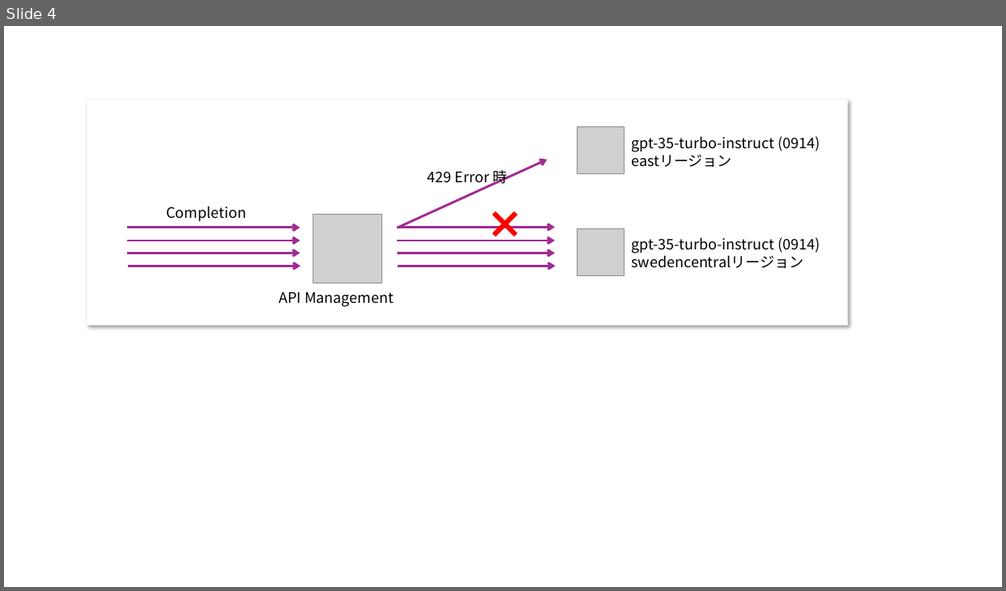
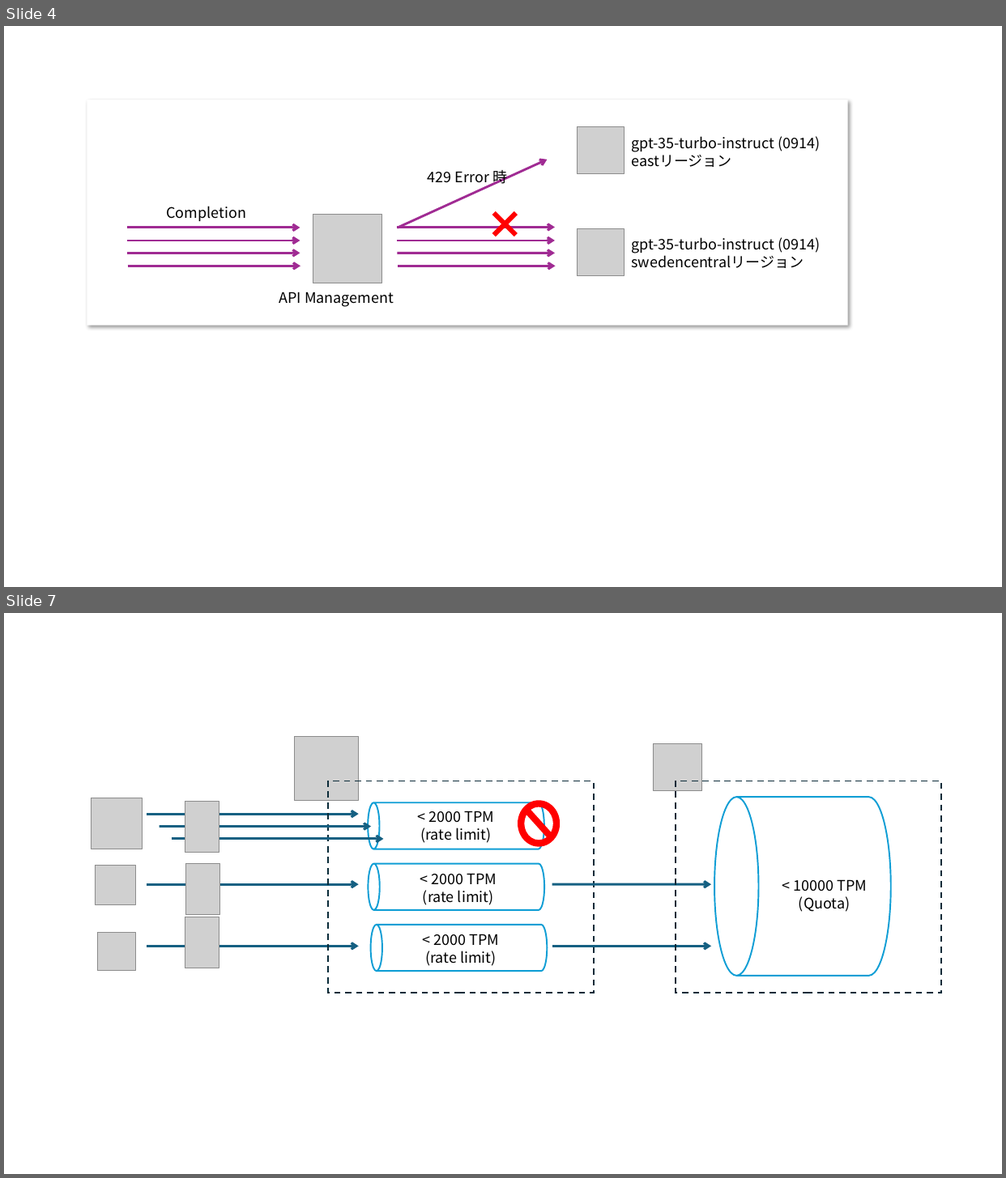
Before and after one commit to ayuina/ainaba-csa-blog, a slide deck: apim-aoai-pattern/images/figures.pptx. Shown one above the other, each under a label of ours: slide 4 before the commit, slides 4 and 7 after it; the slides between them are not shown. The pictures are 1006x591 and 1006x1178 pixels, drawn with LibreOffice and Linux fonts; fonts in the diff are those of the drawing; grey boxes stand for pictures. Boxes give left, top, right and bottom in pixels: in the first picture for what was removed or moved away, otherwise in the second. Text is boxed around its words. In the diff, an @@ line names an element or a change of style, - is before the commit and + after.

```diff
--- a/apim-aoai-pattern/images/figures.pptx
+++ b/apim-aoai-pattern/images/figures.pptx
@@ slide 7 added at [4,613,1002,1174], background #FFFFFF @@
@@ picture added at [295,736,358,800] @@
@@ picture added at [653,744,702,791] @@
@@ rectangle added at [328,781,594,994], outline #092A39 1.5 pt dashed @@
@@ rectangle added at [675,781,941,994], outline #092A39 1.5 pt dashed @@
@@ picture added at [91,798,143,849] @@
@@ picture added at [185,802,219,853] @@
@@ cylinder added at [368,803,544,850], fill #FFFFFF, outline #0F9ED5 1.5 pt @@
@@ no-entry sign added at [518,800,560,846], fill #FF0000 @@
@@ cylinder added at [715,797,892,976], fill #FFFFFF, outline #0F9ED5 1.5 pt @@
@@ arrow added from (147, 815) to (359, 815), #156082 2.25 pt @@
@@ arrow added from (159, 826) to (371, 826), #156082 2.25 pt @@
@@ text added at [420,811,495,843], 14 pt, text #000000 @@
+< 2000 TPM
+(rate limit)
@@ arrow added from (172, 839) to (384, 839), #156082 2.25 pt @@
@@ picture added at [96,865,135,905] @@
@@ picture added at [186,864,220,914] @@
@@ cylinder added at [368,864,544,910], fill #FFFFFF, outline #0F9ED5 1.5 pt @@
@@ text added at [423,873,496,905], 14 pt, text #000000 @@
+< 2000 TPM
+(rate limit)
@@ text added at [793,879,867,912], 14 pt, text #000000 @@
+< 10000 TPM
+(Quota)
@@ arrow added from (147, 884) to (359, 884), #156082 2.25 pt @@
@@ arrow added from (552, 884) to (711, 884), #156082 2.25 pt @@
@@ picture added at [185,917,219,968] @@
@@ cylinder added at [371,925,548,972], fill #FFFFFF, outline #0F9ED5 1.5 pt @@
@@ picture added at [97,933,136,972] @@
@@ arrow added from (147, 946) to (359, 946), #156082 2.25 pt @@
@@ text added at [425,934,500,966], 14 pt, text #000000 @@
+< 2000 TPM
+(rate limit)
@@ arrow added from (552, 946) to (711, 946), #156082 2.25 pt @@
```
Also in this commit, not shown: 3 other slides added, 8 other files.
